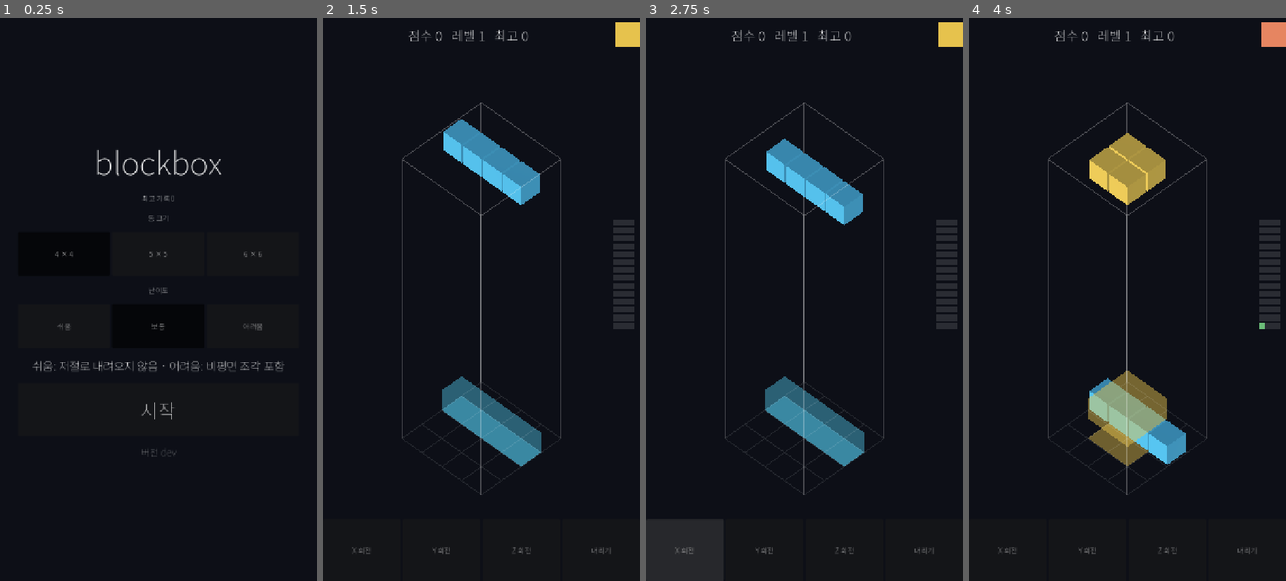
Above: before the commit, frames 1-4 (left to right).
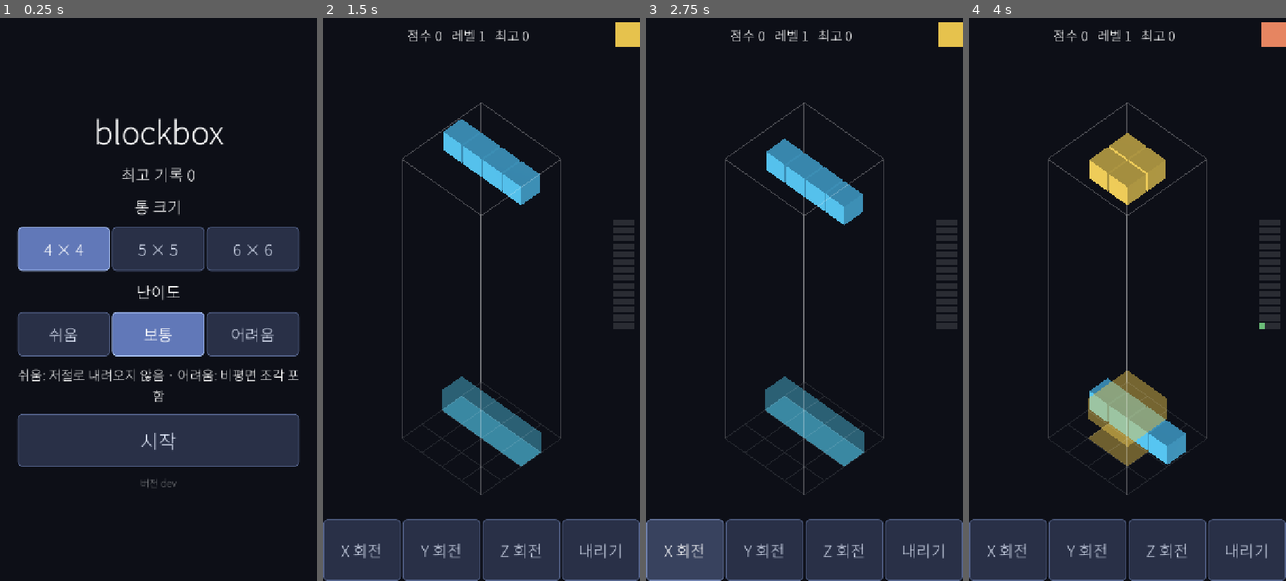
Above: after the commit, the same moments.

Repository: kjw5541a-hash/blockbox
Game: Godot game, scene res://scenes/start.tscn
Two runs of this game, one before a commit and one after it. Both use one fixed random seed, a clock stepped at 60 frames per second and the inputs below.
Inputs (mouse positions are in pixels of both pictures, inside the frame that each line leads up to):
- Up to frame 1 (0.25 s): no input
- Up to frame 2 (1.5 s): click "보통" at 0.5 s; click "시작" at 1.25 s
- Up to frame 3 (2.75 s): click "X 회전" at 2 s
- Up to frame 4 (4 s): click "Y 회전" at 2.75 s; tap Enter at 3.5 s; move the mouse to (1197, 271) at 3.52 s; hold Right from 3.53 s (still down); tap E at 3.6 s; click (1197, 271) at 3.67 s; tap Space at 3.77 s

The runs differ from the first frame. In frame 1, 25% of the frame differs, in the area x 5-95%, y 17-84%; in frame 2, 11%; in frame 3, 11%; in frame 4, 11%.

Commit message:
fix: 시작 화면 글씨를 굵게, 버튼을 배경에서 떼어낸다
어두운 배경 위에서 버튼이 묻히고 글씨가 안 읽힌다는 지적.

원인이 하나 더 있었다. ProjectSettings 의 gui/theme/default_font_size 는
36 으로 적어 두어도 실제로 먹지 않는다 - ThemeDB.fallback_font_size 가
16 그대로다. 그래서 폰에서는 계속 16pt 로 나오고 있었다. 그 값만 보던
검사는 통과하고 있었다.

글꼴, 글자 크기, 버튼 모양을 테마 하나로 옮긴다. 굵기는 글꼴 파일을 하나
더 넣는 대신 FontVariation 으로 준다 - 부분집합 두 벌을 같은 글자 목록으로
맞춰 둘 필요가 없어진다.

버튼은 바탕을 밝히고 테두리를 둘렀다. 고른 항목은 더 밝게 한다 - 통 크기와
난이도는 눌린 상태로만 구분된다.

새 검사는 설정값이 아니라 실제로 그려지는 크기와 밝기 차를 본다.

Co-Authored-By: Claude Opus 5 <noreply@anthropic.com>

Diff:
--- /dev/null
+++ b/assets/fonts/NotoSansKR-bold.tres
@@ -0,0 +1,9 @@
+[gd_resource type="FontVariation" load_steps=2 format=3]
+
+[ext_resource type="FontFile" path="res://assets/fonts/NotoSansKR-subset.ttf" id="1"]
+
+; 굵은 글꼴 파일을 따로 넣지 않고 있는 글꼴을 두껍게 그린다. 부분집합을
+; 하나 더 만들어 두 벌을 같은 글자 목록으로 맞춰 두는 수고가 없어진다.
+[resource]
+base_font = ExtResource("1")
+variation_embolden = 0.35
--- /dev/null
+++ b/assets/ui/theme.tres
@@ -0,0 +1,60 @@
+[gd_resource type="Theme" load_steps=6 format=3]
+
+[ext_resource type="FontVariation" path="res://assets/fonts/NotoSansKR-bold.tres" id="1"]
+
+; 배경이 거의 검정(0.05, 0.06, 0.09)이라 기본 테마의 어두운 회색 버튼은
+; 배경에 묻힌다. 버튼 바탕을 밝히고 테두리를 둘러 경계를 만든다.
+
+[sub_resource type="StyleBoxFlat" id="Normal"]
+bg_color = Color(0.16, 0.19, 0.28, 1)
+border_width_left = 2
+border_width_top = 2
+border_width_right = 2
+border_width_bottom = 2
+border_color = Color(0.34, 0.4, 0.56, 1)
+corner_radius_top_left = 10
+corner_radius_top_right = 10
+corner_radius_bottom_right = 10
+corner_radius_bottom_left = 10
+
+[sub_resource type="StyleBoxFlat" id="Hover"]
+bg_color = Color(0.22, 0.26, 0.37, 1)
+border_width_left = 2
+border_width_top = 2
+border_width_right = 2
+border_width_bottom = 2
+border_color = Color(0.45, 0.52, 0.7, 1)
+corner_radius_top_left = 10
+corner_radius_top_right = 10
+corner_radius_bottom_right = 10
+corner_radius_bottom_left = 10
+
+; 고른 항목. 통 크기와 난이도는 이 상태로만 구분되므로 확실히 밝아야 한다.
+[sub_resource type="StyleBoxFlat" id="Pressed"]
+bg_color = Color(0.38, 0.47, 0.72, 1)
+border_width_left = 2
+border_width_top = 2
+border_width_right = 2
+border_width_bottom = 2
+border_color = Color(0.7, 0.8, 1, 1)
+corner_radius_top_left = 10
+corner_radius_top_right = 10
+corner_radius_bottom_right = 10
+corner_radius_bottom_left = 10
+
+[sub_resource type="StyleBoxFlat" id="Focus"]
+draw_center = false
+
+; 글꼴과 크기를 여기에 박는다. ProjectSettings 의 gui/theme/default_font_size
+; 는 실제로는 먹지 않아 (ThemeDB.fallback_font_size 가 16 그대로다) 폰에서
+; 모든 글씨가 16pt 로 나왔다.
+[resource]
+default_font = ExtResource("1")
+default_font_size = 36
+Button/colors/font_color = Color(0.84, 0.87, 0.94, 1)
+Button/colors/font_hover_color = Color(1, 1, 1, 1)
+Button/colors/font_pressed_color = Color(1, 1, 1, 1)
+Button/styles/normal = SubResource("Normal")
+Button/styles/hover = SubResource("Hover")
+Button/styles/pressed = SubResource("Pressed")
+Button/styles/focus = SubResource("Focus")
--- a/project.godot
+++ b/project.godot
@@ -25,9 +25,11 @@
 
 ; 웹에는 시스템 폰트가 없고 Godot 내장 폰트에는 한글 글리프가 없다.
 ; 폰트를 지정하지 않으면 아이폰 사파리에서 한글이 전부 깨진다.
-theme/custom_font="res://assets/fonts/NotoSansKR-subset.ttf"
-; 720x1280 뷰포트가 폰 화면 폭으로 줄어드므로 기본 16 은 읽을 수 없다.
-theme/default_font_size=36
+;
+; 글꼴, 글자 크기, 버튼 모양을 전부 이 테마 하나에 둔다. 여기 있던
+; theme/default_font_size 는 실제로 먹지 않아서 (ThemeDB.fallback_font_size 가
+; 16 그대로였다) 폰에서 모든 글씨가 16pt 로 나왔다.
+theme/custom="res://assets/ui/theme.tres"
 
 [input_devices]
 
--- a/scenes/start.tscn
+++ b/scenes/start.tscn
@@ -96,7 +96,7 @@
 text = "어려움"
 
 [node name="Hint" type="Label" parent="Center/Menu"]
-theme_override_font_sizes/font_size = 26
+theme_override_font_sizes/font_size = 30
 horizontal_alignment = 1
 autowrap_mode = 3
 text = "쉬움: 저절로 내려오지 않음 · 어려움: 비평면 조각 포함"
--- a/tests/test_font.gd
+++ b/tests/test_font.gd
@@ -13,20 +13,24 @@
 	print("test_font: OK")
 	quit()
 
-func _font_path() -> String:
-	return str(ProjectSettings.get_setting("gui/theme/custom_font", ""))
+func _theme() -> Theme:
+	var path := str(ProjectSettings.get_setting("gui/theme/custom", ""))
+	assert(path != "", "gui/theme/custom 이 비어 있으면 웹에서 한글이 깨진다")
+	assert(ResourceLoader.exists(path), "테마 파일이 없다: %s" % path)
+	return load(path) as Theme
+
+func _font() -> Font:
+	return _theme().default_font
 
 func _test_setting_points_at_the_font() -> void:
-	var path := _font_path()
-	assert(path != "", "gui/theme/custom_font 이 비어 있으면 웹에서 한글이 깨진다")
-	assert(ResourceLoader.exists(path), "폰트 파일이 없다: %s" % path)
-	var size: int = ProjectSettings.get_setting("gui/theme/default_font_size", 16)
+	var font := _font()
+	assert(font != null, "테마에 기본 글꼴이 없으면 내장 글꼴로 떨어져 한글이 깨진다")
 	# 720x1280 뷰포트가 폰 화면 폭으로 줄어든다. 기본 16 이면 손바닥에서 못 읽는다.
+	var size := _theme().default_font_size
 	assert(size >= 30, "기본 글자 크기가 폰에서 읽기엔 작다: %d" % size)
 
 func _test_font_covers_every_string_literal() -> void:
-	var font: Font = load(_font_path())
-	assert(font != null, "폰트를 불러올 수 없다: %s" % _font_path())
+	var font := _font()
 	var missing := {}
 	for dir in ["res://scenes", "res://scripts"]:
 		for name in DirAccess.get_files_at(dir):
--- /dev/null
+++ b/tests/test_ui_readability.gd
@@ -0,0 +1,69 @@
+extends SceneTree
+
+# 어두운 배경 위의 시작 화면이 폰에서 잘 안 읽힌다는 지적을 받았다.
+# 눈으로 보는 건 사람 몫이지만, "묻힌다"는 건 결국 밝기 차이라서 숫자로
+# 바닥선을 정해 둘 수 있다. 여기서 지키는 건 그 바닥선이다.
+func _initialize() -> void:
+	_test_font_is_bold()
+	await _test_buttons_stand_out_from_the_background()
+	await _test_text_is_big_enough_to_read()
+	print("test_ui_readability: OK")
+	quit()
+
+func _menu() -> Control:
+	var m: Control = load("res://scenes/start.tscn").instantiate()
+	root.add_child(m)
+	return m
+
+func _test_font_is_bold() -> void:
+	var theme: Theme = load(str(ProjectSettings.get_setting("gui/theme/custom", "")))
+	var font: Font = theme.default_font
+	assert(font is FontVariation,
+		"굵기를 주려면 FontVariation 이어야 한다: %s" % font.get_class())
+	assert((font as FontVariation).variation_embolden >= 0.2,
+		"글씨가 충분히 굵지 않다: %f" % (font as FontVariation).variation_embolden)
+
+func _test_buttons_stand_out_from_the_background() -> void:
+	var menu := _menu()
+	await process_frame
+	var back: Color = (menu.get_node("Background") as ColorRect).color
+	var button: Button = menu.get_node("Center/Menu/Sizes/S4")
+
+	var normal := button.get_theme_stylebox("normal") as StyleBoxFlat
+	var pressed := button.get_theme_stylebox("pressed") as StyleBoxFlat
+	assert(normal != null and pressed != null, "버튼 바탕이 StyleBoxFlat 이어야 한다")
+
+	var gap := absf(normal.bg_color.get_luminance() - back.get_luminance())
+	assert(gap >= 0.08, "버튼이 배경에 묻힌다 (밝기 차 %f)" % gap)
+
+	# 통 크기와 난이도는 눌린 상태로만 구분된다. 안 고른 것과 확실히 달라야 한다.
+	var picked := absf(pressed.bg_color.get_luminance() - normal.bg_color.get_luminance())
+	assert(picked >= 0.15, "고른 버튼이 안 고른 것과 구분되지 않는다 (밝기 차 %f)" % picked)
+
+	assert(normal.border_width_left >= 1 and normal.border_width_top >= 1,
+		"테두리가 없으면 버튼 경계가 흐려진다")
+	var edge := absf(normal.border_color.get_luminance() - normal.bg_color.get_luminance())
+	assert(edge >= 0.03, "테두리가 바탕과 같은 밝기라 보이지 않는다 (밝기 차 %f)" % edge)
+
+	var ink := absf(button.get_theme_color("font_color").get_luminance()
+		- normal.bg_color.get_luminance())
+	assert(ink >= 0.3, "글자가 버튼 바탕에 묻힌다 (밝기 차 %f)" % ink)
+	menu.queue_free()
+
+func _test_text_is_big_enough_to_read() -> void:
+	var menu := _menu()
+	await process_frame
+	# 설정값이 아니라 실제로 라벨이 쓰는 크기를 본다. ProjectSettings 의
+	# gui/theme/default_font_size 는 36 으로 적어 두어도 먹지 않아서, 설정값만
+	# 보는 검사는 통과하는데 화면은 16pt 로 나왔다.
+	var best: Label = menu.get_node("Center/Menu/Best")
+	assert(best.get_theme_default_font_size() >= 30,
+		"기본 글자 크기가 폰에서 읽기엔 작다: %d" % best.get_theme_default_font_size())
+	# 크기를 준 것과 실제로 그만큼 그려지는 것은 다르다. 높이로 확인한다.
+	assert(best.get_minimum_size().y >= 40,
+		"글자가 실제로는 작게 그려지고 있다 (높이 %f)" % best.get_minimum_size().y)
+	# 버전 표시만 예외다 - 일부러 흐리게 깔아 둔 빌드 표식이다.
+	var hint: Label = menu.get_node("Center/Menu/Hint")
+	var hint_size: int = hint.get_theme_font_size("font_size")
+	assert(hint_size >= 30, "설명 글자가 폰에서 읽기엔 작다: %d" % hint_size)
+	menu.queue_free()
Not shown, added: tests/test_ui_readability.gd.uid
